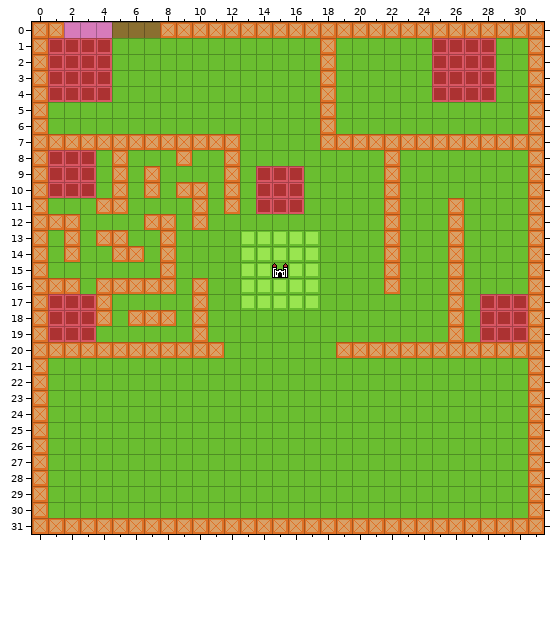
Tiled map (JSON) -- assets/tilemaps/stockheimer-path-testing.json. That is the earlier state.
Cells are 16x16 px. Shown: x 0..31, y 0..31.
New version:
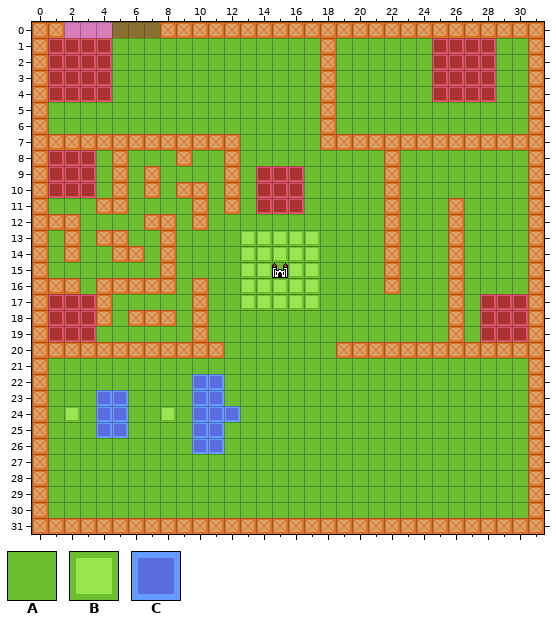
Key: from "testing-tileset": A 0, B 2, C 4.
_ is an empty cell.
Tiles replaced or removed in this view: A.
Edits made:
Changed rows in their new state; . is an unchanged cell.
Layer "Tile Layer 1":
first column x 2:
22 ........CC.
23 ..CC....CC.
24 B.CC..B.CCC
25 ..CC....CC.
26 ........CC.
Where, in picture pixels (left, top, right, bottom), the same in both pictures:
changed: (192, 374, 240, 454)
changed: (96, 390, 128, 438)
changed: (66, 408, 78, 420)
changed: (162, 408, 174, 420)
